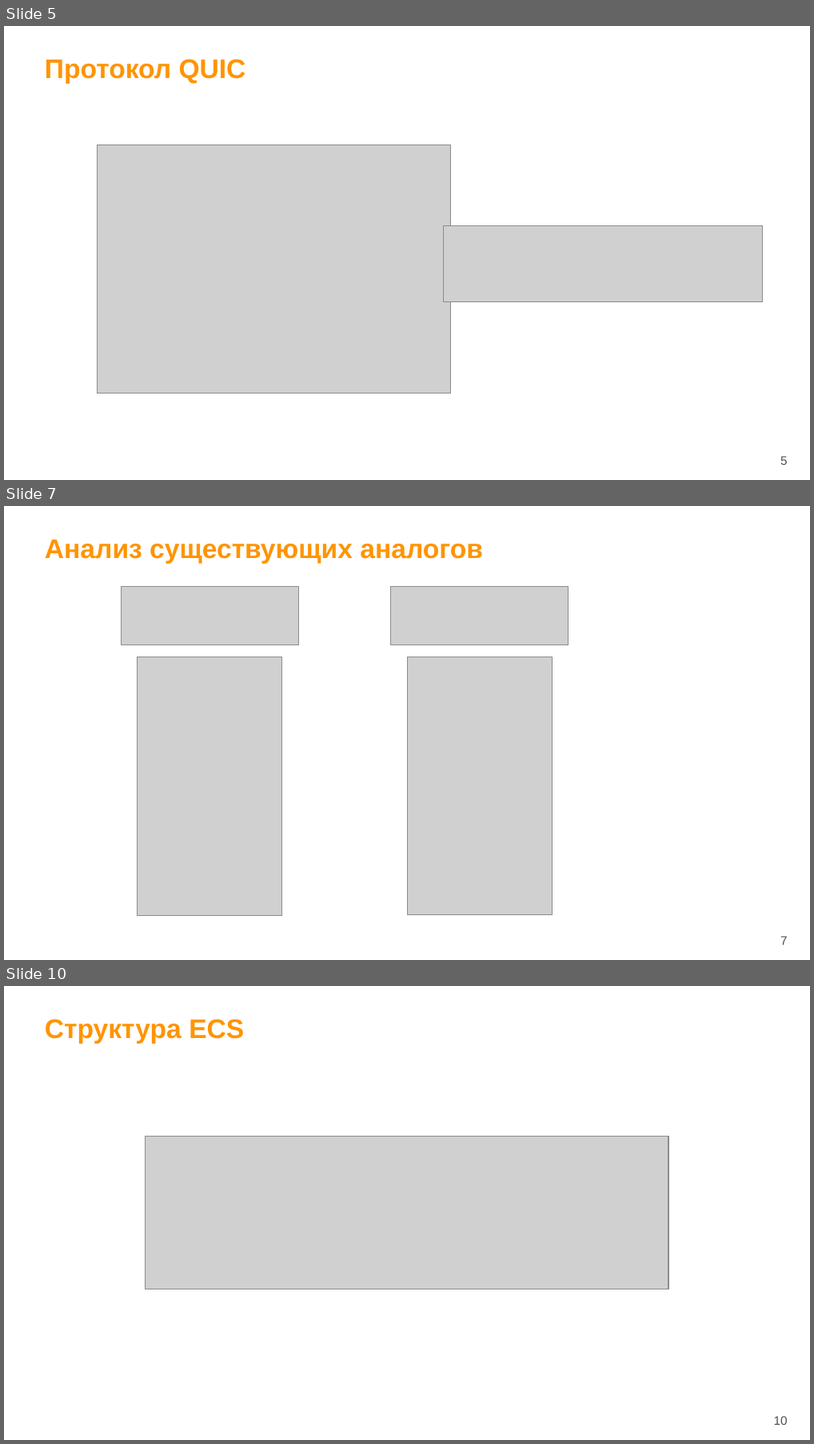
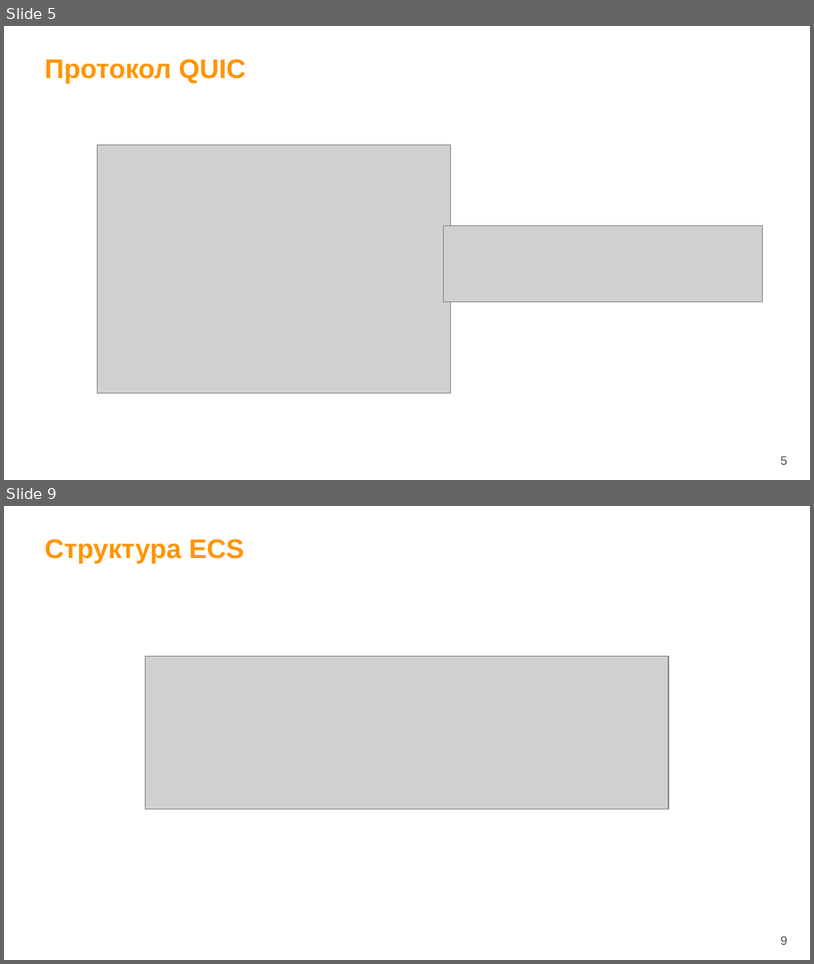
Before and after one commit to wemik2323/vkr, a slide deck: docs/Result/Презентация.pptx. Shown one above the other, each under a label of ours: slides 5, 7 and 10 before the commit, slides 5 and 9 after it; the slides between them are not shown. The pictures are 814x1444 and 814x964 pixels, drawn with LibreOffice and Linux fonts; fonts in the diff are those of the drawing; grey boxes stand for pictures; background and template pictures are left out. Boxes give left, top, right and bottom in pixels: in the first picture for what was removed or moved away, otherwise in the second. Text is boxed around its words. In the diff, an @@ line names an element or a change of style, - is before the commit and + after.

```diff
--- a/docs/Result/Презентация.pptx
+++ b/docs/Result/Презентация.pptx
@@ slide 7 removed at (x1=4, y1=506, x2=810, y2=960), background #FFFFFF @@
@@ text removed at (x1=45, y1=540, x2=483, y2=564) @@
-Анализ существующих аналогов
@@ picture removed at (x1=121, y1=586, x2=299, y2=644) @@
@@ picture removed at (x1=390, y1=586, x2=569, y2=644) @@
@@ picture removed at (x1=137, y1=656, x2=282, y2=916) @@
@@ picture removed at (x1=408, y1=656, x2=553, y2=915) @@
@@ page number removed at (x1=781, y1=936, x2=788, y2=944) @@
-7
@@ what was slide 10 is now slide 9 @@
@@ page number at (x1=781, y1=936, x2=788, y2=944): text changed @@
-10
+9
```
Also in this commit, not shown: 4 slides changed, 2 other files.
